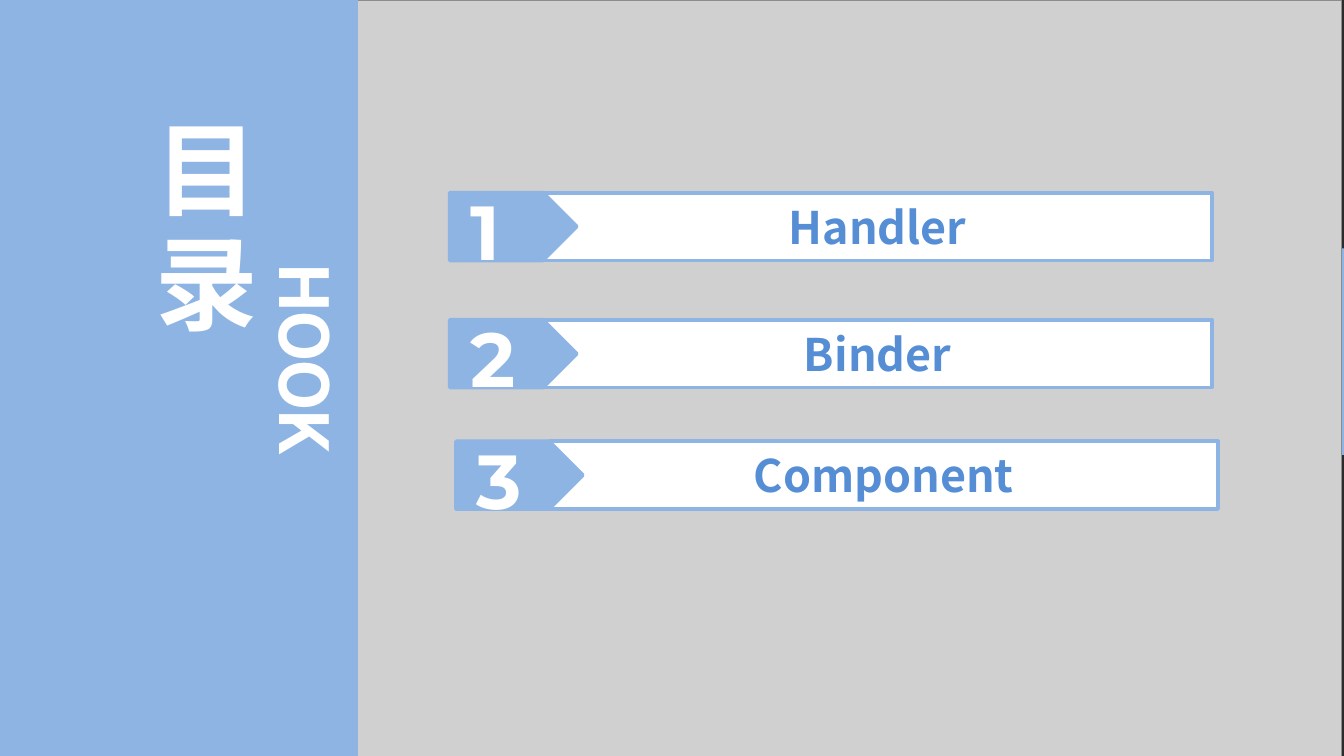
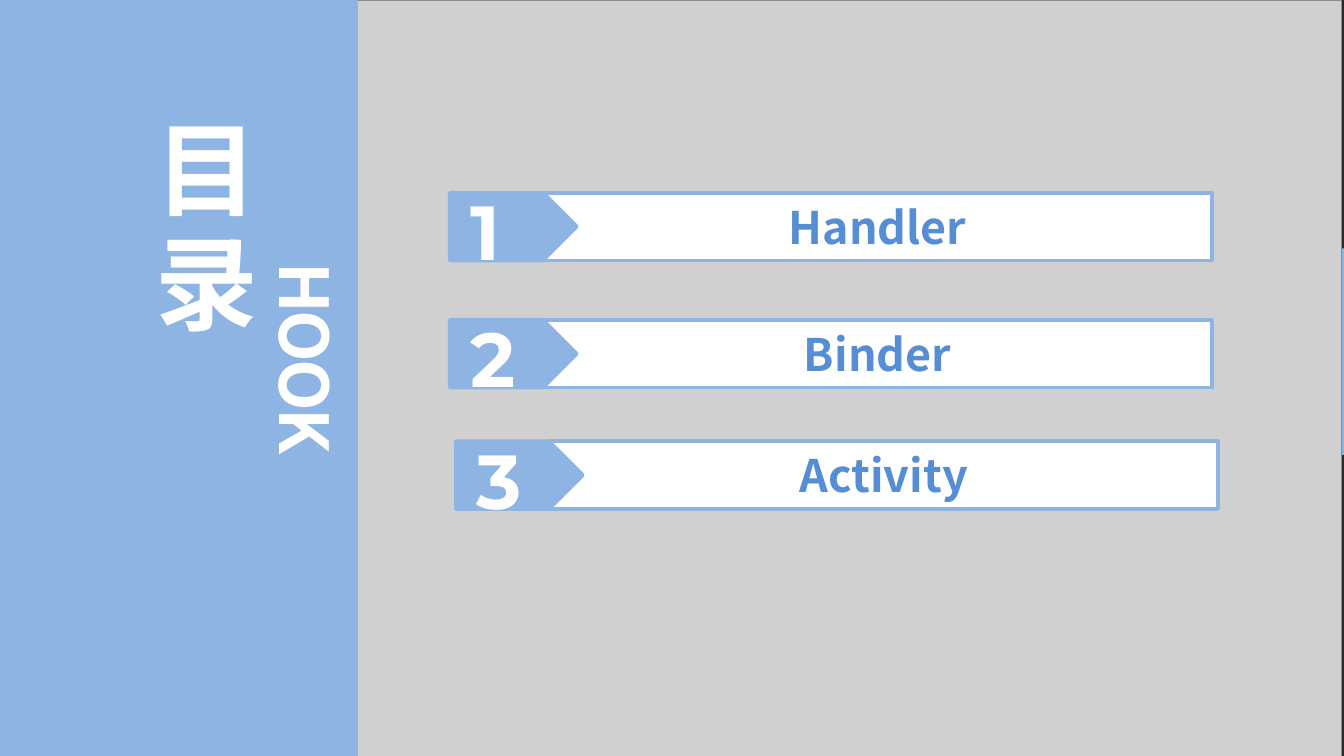
Before and after one commit to dingjikerbo/Android-Interview, a slide deck: slide 2 of 技术分享.pptx. Drawn at 1344x756 pixels with LibreOffice and Linux fonts; fonts in the diff are those of the drawing; grey boxes stand for pictures; background and template pictures are left out; a plain dark background stands for a picture behind light text. Boxes give left, top, right and bottom in pixels: in the first picture for what was removed or moved away, otherwise in the second. Text is boxed around its words. In the diff, an @@ line names an element or a change of style, - is before the commit and + after.

```diff
--- a/技术分享.pptx
+++ b/技术分享.pptx
@@ text in rectangle at (x1=800, y1=455, x2=968, y2=502): text changed @@
-Component
+Activity
```
Also in this commit, not shown: 4 other slides changed, 1 slide added, 18 other files.
